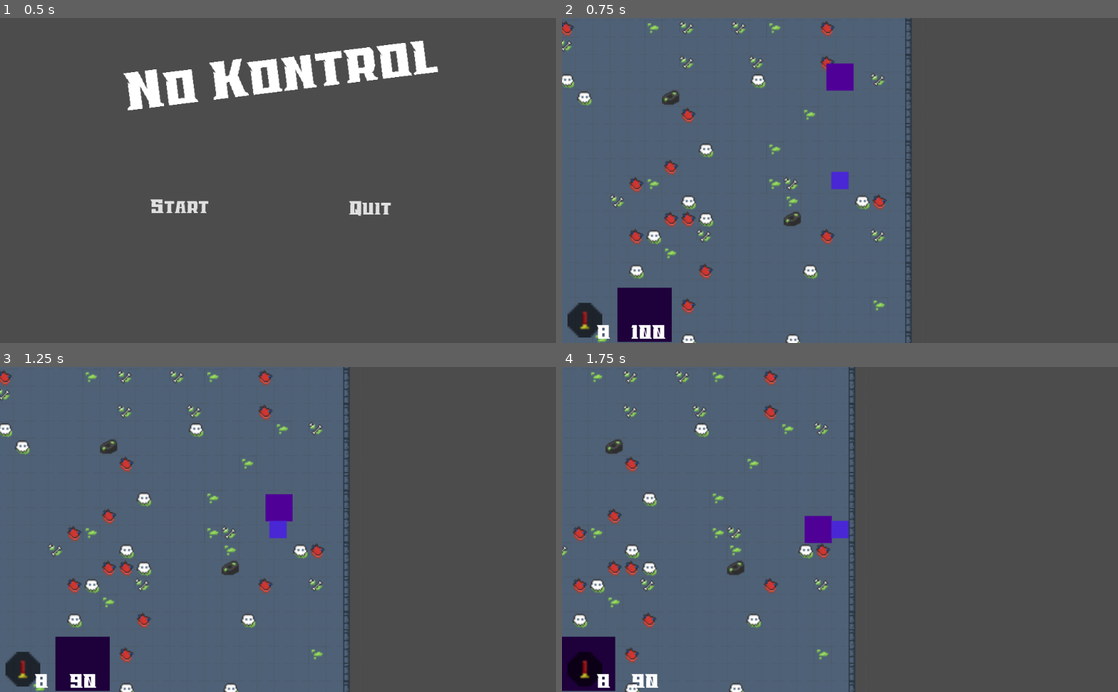
Above: before the commit, frames 1-4 (two rows, left to right).
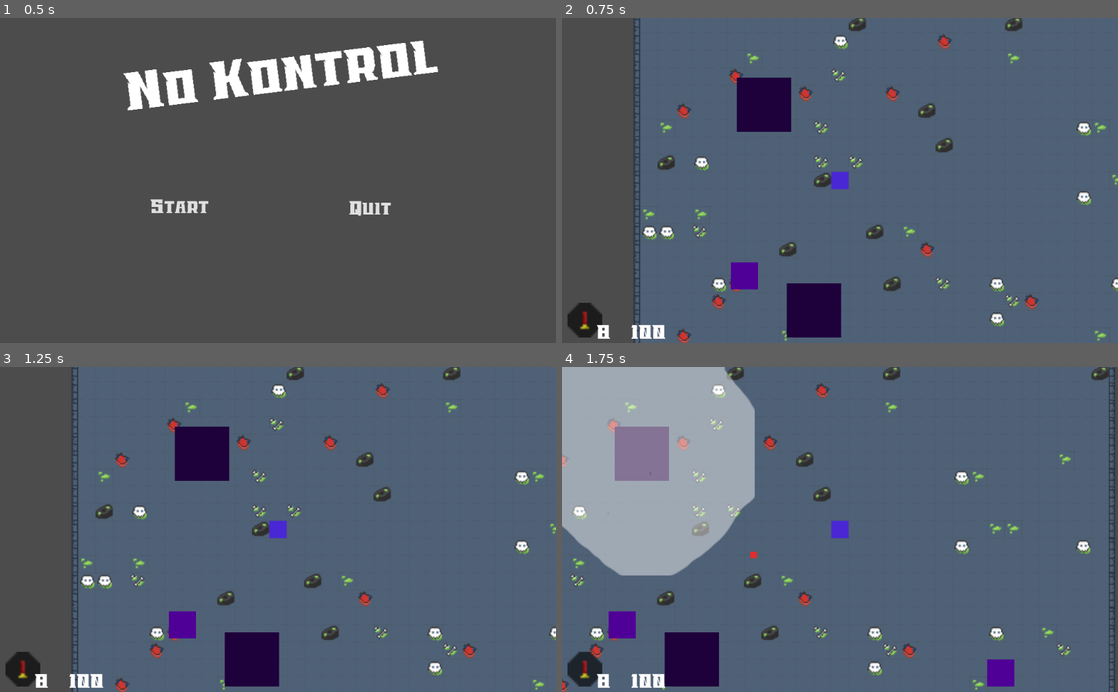
Above: after the commit, the same moments.

Repository: navett52/GMTK2020JamEntry
Game: Godot game, scene res://Menu.tscn
Same seed, same stepped clock (60 frames per second), same inputs: the game is played once before the commit and once after it. The engine's default icon, where the game draws it, is replaced by a stand-in: a white triangle on a blue panel in a dark square. Sound files missing from this copy of the repository are replaced by a short silence.
Inputs (mouse positions are in pixels of both pictures, inside the frame that each line leads up to):
- Up to frame 1 (0.5 s): no input
- Up to frame 2 (0.75 s): click "Start" at 0.5 s
- Up to frame 3 (1.25 s): no input
- Up to frame 4 (1.75 s): move the mouse to (962, 513) at 1.27 s; hold D (move_right) from 1.28 s (still down); right-click (962, 513) at 1.35 s

Frame 1 is identical in both runs. In frame 2, 59% of the frame differs, in the area x 0-100%, y 0-100%; in frame 3, 59%; in frame 4, 73%.
Error before the commit: Parse Error: Error parsing expression, misplaced: Built-In Type (res://Enemies/BigEnemy.gd:180)

Commit message:
Everything now stays in the room!

Diff:
--- a/Enemies/BigEnemy.gd
+++ b/Enemies/BigEnemy.gd
@@ -177,7 +177,7 @@
 		var line_of_sight_obstacle = space.intersect_ray(global_position,
 				thing.global_position, exclusions, collision_mask)
 
-		if line_of_sight_obstacle is not Dictionary:
+		if !line_of_sight_obstacle.empty():
 			if line_of_sight_obstacle.collider == thing:
 				return true
 			else:
--- a/Enemies/SmallEnemy.gd
+++ b/Enemies/SmallEnemy.gd
@@ -75,7 +75,10 @@
 		var line_of_sight_obstacle = space.intersect_ray(global_position,
 				thing.global_position, exclusions, collision_mask)
 
-		if line_of_sight_obstacle.collider == thing:
+		if !line_of_sight_obstacle.empty():
+			if line_of_sight_obstacle.collider == thing:
+				return true
+			else:
+				return false
+		else:
 			return true
-		else:
-			return false
--- a/Room/Room.gd
+++ b/Room/Room.gd
@@ -120,7 +120,7 @@
 	else:
 		audio.stream = song2
 		audio.playing = true
-	player.global_position = Vector2(500, 500)
+	player.global_position = Vector2(200, 200)
 
 
 # Outline the room with tiles so the player is constrained
